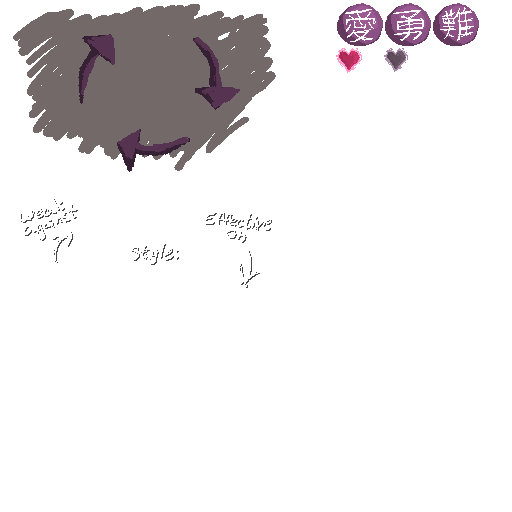
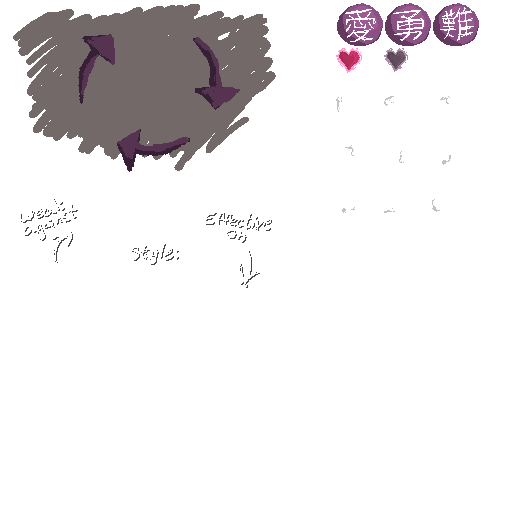
Layer changes from the first 512x512 image to the second:
added layer "marker" above "Pasted Layer #4" over left=336, top=96, right=451, bottom=213
